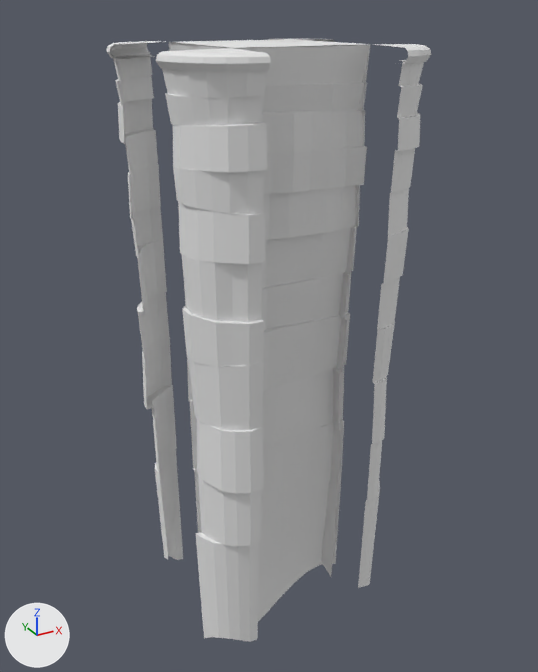
Renders of the FBX model assets/Strategy_Kit/Unity/Assets/Vitaria/Models/Isle/Blocks/Isle_Block_3_3.fbx from each side of a commit.
Rendered twice from a camera (50 mm lens) standing at (-15.3, -26.1, 1.1) and looking at (-2.4, -2.5, -10.7). The axes (+X, +Y, +Z) are drawn at lower left. The lights are the same throughout. The first picture is the older version. Where no turn or scale is listed for an object, it has been applied to the vertices.

Names of what the first picture shows: 'Corner_NW', 'Corner_SE', 'Corner_SW', 'Top', 'Wall_E', 'Wall_N', 'Wall_S' and 3 more.
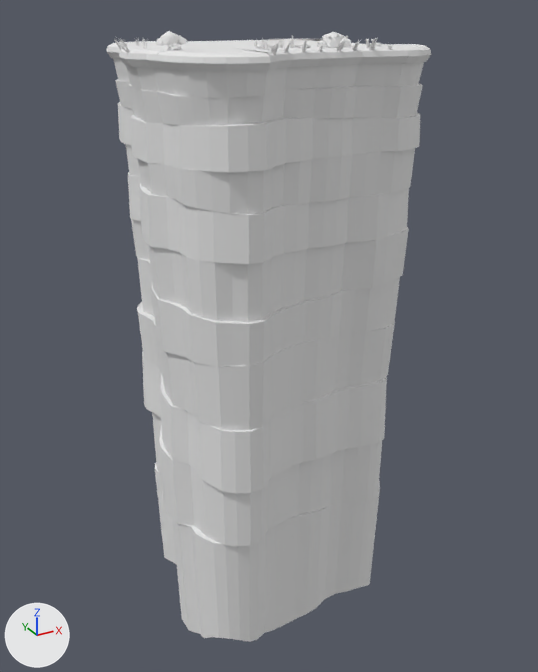
The change, as a list of edits to the scene's bpy script:
```text
Add me_isle_3_3_ledge_w_001:
    me_isle_3_3_ledge_w_001.from_pydata(...)  # 853 vertices, 1309 faces; spans x -8.0..-5.0, y -5.0..0.0, z -22.7..0.4
    me_isle_3_3_ledge_w_001.materials.append(mat_vitaria_palette)  # its picture is missing
Add me_isle_3_3_ledge_s_001:
    me_isle_3_3_ledge_s_001.from_pydata(...)  # 1469 vertices, 2198 faces; spans x -5.0..0.0, y -7.4..-5.0, z -22.2..0.4
    me_isle_3_3_ledge_s_001.materials.append(mat_vitaria_palette)  # its picture is missing
Add ob_ledge_w:
    ob_ledge_w = bpy.data.objects.new('Ledge_W', me_isle_3_3_ledge_w_001)
    ob_ledge_w.location = (0.0, 0.0, 0.0)
Add ob_ledge_s:
    ob_ledge_s = bpy.data.objects.new('Ledge_S', me_isle_3_3_ledge_s_001)
    ob_ledge_s.location = (0.0, 0.0, 0.0)
```

What differs and where, as boxes [x1, y1, x2, y2] in the pictures (538 x 672 px):
'Ledge_S', added: after [237, 32, 408, 638]
'Ledge_W', added: after [109, 31, 227, 638]
'Wall_S', unchanged, covered by the edit: before [236, 45, 370, 621]; after [236, 48, 271, 61]
'Corner_NW', unchanged, covered by the edit: before [107, 41, 183, 560]; after [107, 41, 168, 559]
'Wall_E', unchanged, covered by the edit: before [291, 45, 370, 577]
